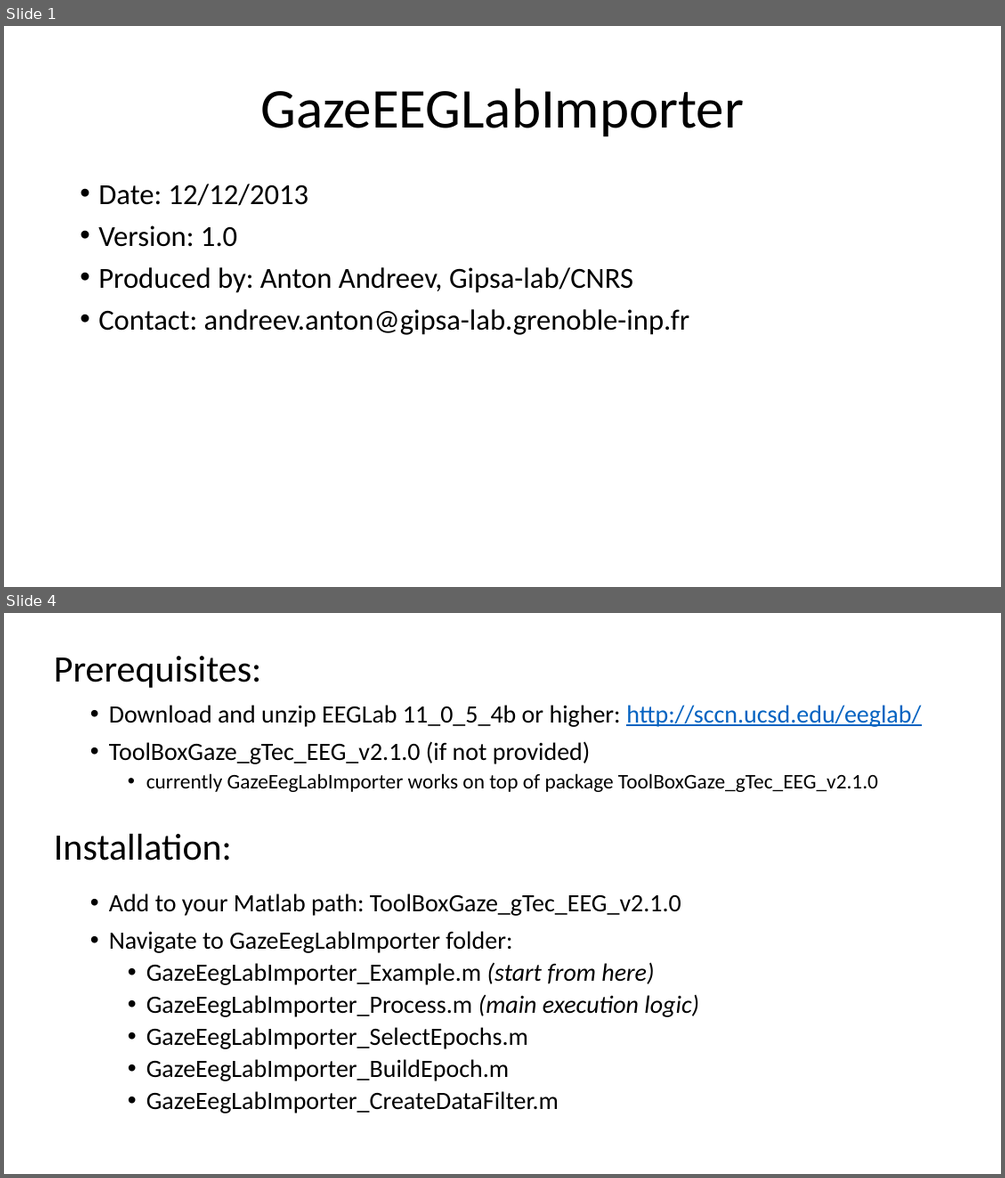
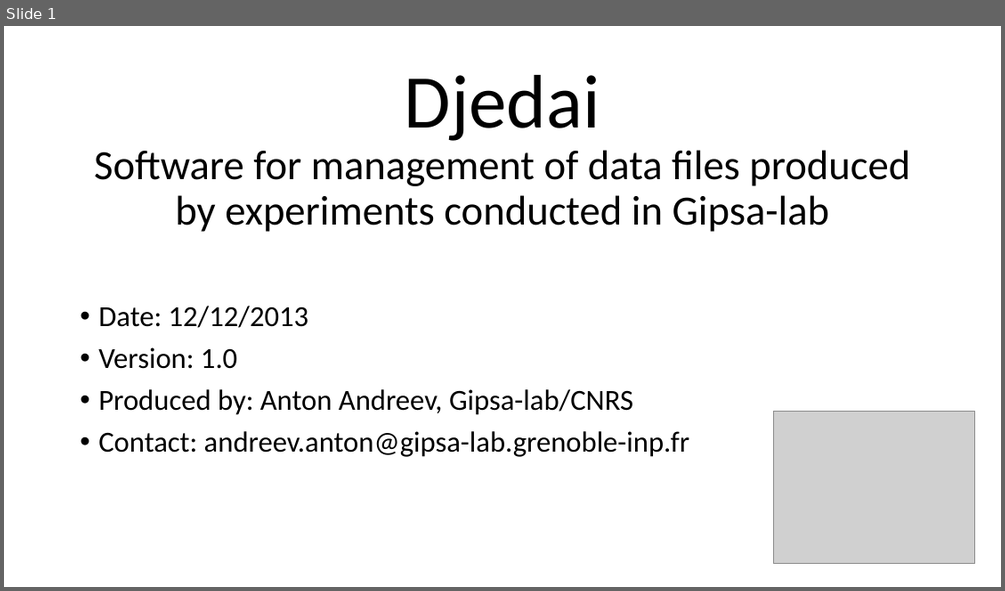
Before and after one commit to sssandyad/adastra, a slide deck: src_ebd_tool/docs/Help_djedai.pptx. Shown one above the other, each under a label of ours: slides 1 and 4 before the commit, slide 1 after it; the slides between them are not shown. The pictures are 1005x1178 and 1005x591 pixels, drawn with LibreOffice and Linux fonts; fonts in the diff are those of the drawing; grey boxes stand for pictures. Boxes give left, top, right and bottom in pixels: in the first picture for what was removed or moved away, otherwise in the second. Text is boxed around its words. In the diff, an @@ line names an element or a change of style, - is before the commit and + after.

```diff
--- a/src_ebd_tool/docs/Help_djedai.pptx
+++ b/src_ebd_tool/docs/Help_djedai.pptx
@@ slide 4 removed at [4, 613, 1001, 1174], background #FFFFFF @@
@@ text removed at [54, 656, 261, 688] @@
-Prerequisites:
@@ text removed at [109, 705, 921, 792] @@
-• Download and unzip EEGLab 11_0_5_4b or higher: http://sccn.ucsd.edu/eeglab/
-• ToolBoxGaze_gTec_EEG_v2.1.0 (if not provided)
-  • currently GazeEegLabImporter works on top of package ToolBoxGaze_gTec_EEG_v2.1.0
@@ text removed at [54, 834, 232, 860] @@
-Installation:
@@ text removed at [109, 893, 699, 1113] @@
-• Add to your Matlab path: ToolBoxGaze_gTec_EEG_v2.1.0
-• Navigate to GazeEegLabImporter folder:
-  • GazeEegLabImporter_Example.m (start from here)
-  • GazeEegLabImporter_Process.m (main execution logic)
-  • GazeEegLabImporter_SelectEpochs.m
-  • GazeEegLabImporter_BuildEpoch.m
-  • GazeEegLabImporter_CreateDataFilter.m
@@ slide 1 changed as well @@
@@ title at [94, 75, 910, 232]: text changed; size 54 to 40 pt @@
-GazeEEGLabImporter
+Djedai
+Software for management of data files produced by experiments conducted in Gipsa-lab
@@ text "Date: 12/12/2013": place and size @@
-text "Date: 12/12/2013" at [98, 184, 689, 335]
+text "Date: 12/12/2013" at [98, 305, 689, 457]
@@ picture added at [774, 411, 975, 563] @@
```
Also in this commit, not shown: 5 slides added, 3 other slides removed.
